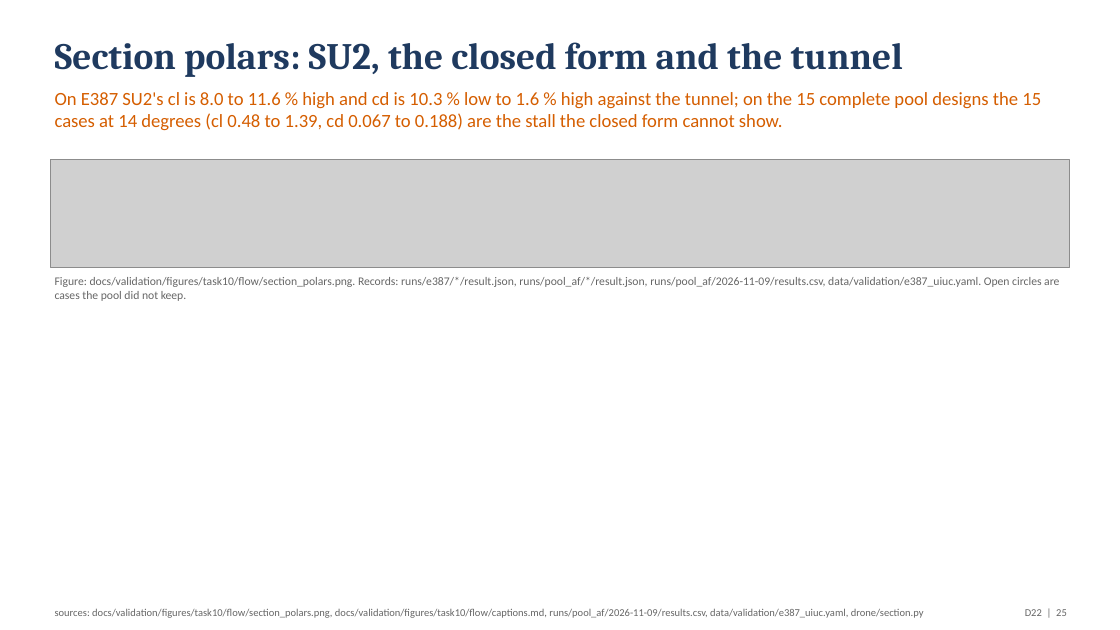
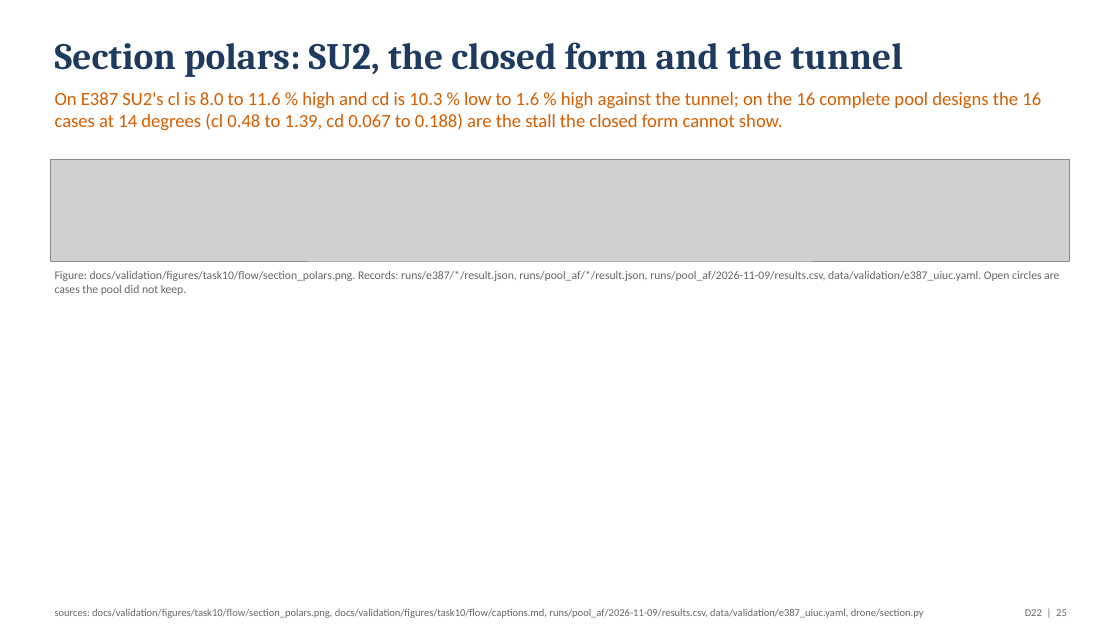
Before and after one commit to emarinhoss/ai-engineering, a slide deck: slide 25 of docs/talk/deck_drone.pptx. Drawn at 1120x630 pixels with LibreOffice and Linux fonts; fonts in the diff are those of the drawing; grey boxes stand for pictures. Boxes give left, top, right and bottom in pixels: in the first picture for what was removed or moved away, otherwise in the second. Text is boxed around its words. In the diff, an @@ line names an element or a change of style, - is before the commit and + after.

```diff
--- a/docs/talk/deck_drone.pptx
+++ b/docs/talk/deck_drone.pptx
@@ text at (x1=55, y1=92, x2=1041, y2=131): text changed @@
-On E387 SU2's cl is 8.0 to 11.6 % high and cd is 10.3 % low to 1.6 % high against the tunnel; on the 15 complete pool designs the 15 cases at 14 degrees (cl 0.48 to 1.39, cd 0.067 to 0.188) are the stall the closed form cannot show.
+On E387 SU2's cl is 8.0 to 11.6 % high and cd is 10.3 % low to 1.6 % high against the tunnel; on the 16 complete pool designs the 16 cases at 14 degrees (cl 0.48 to 1.39, cd 0.067 to 0.188) are the stall the closed form cannot show.
@@ picture resized from (x1=50, y1=160, x2=1070, y2=267) to (x1=50, y1=160, x2=1070, y2=261) @@
@@ text "Figure: docs/validation/figures/task10/flow/section_polars.p ..." moved from (x1=55, y1=277, x2=1059, y2=301) to (x1=55, y1=271, x2=1059, y2=295) @@
```
Also in this commit, not shown: 8 other slides changed, 5 other files.
